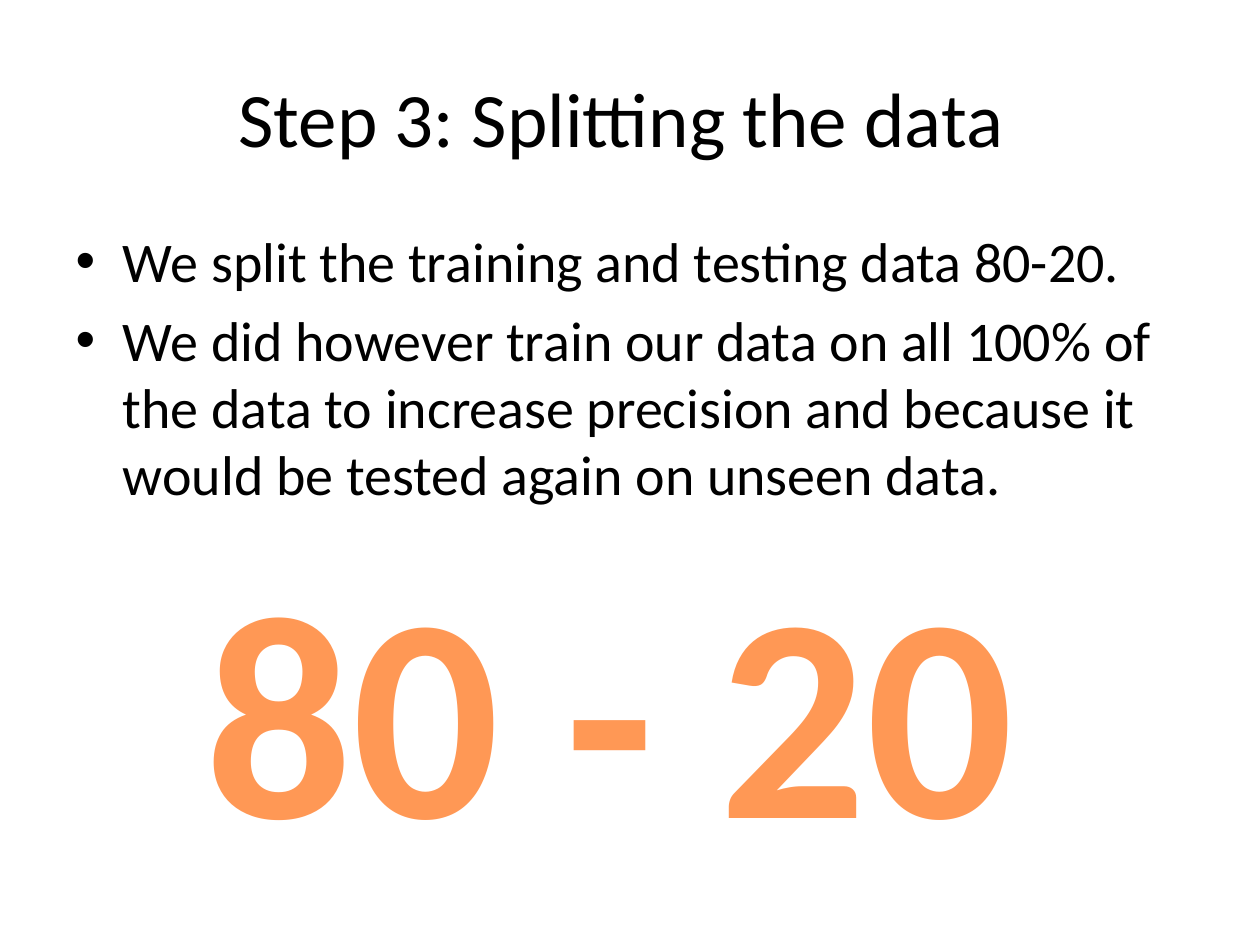
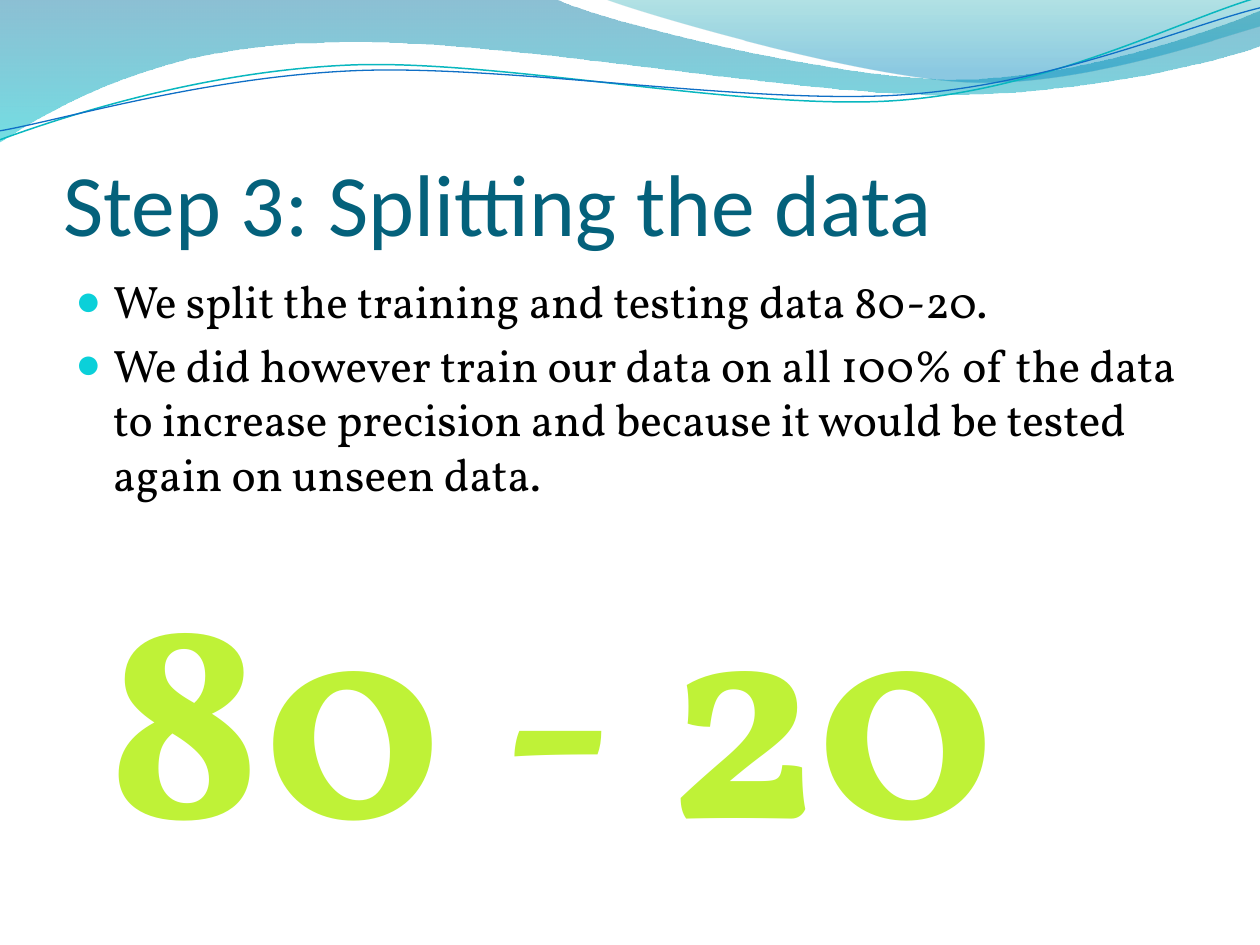
Before and after one commit to lkrump7/regression-apples-predict-api-template, a slide deck: slide 20 of What will the apples cost.pptx. Drawn at 1260x945 pixels with LibreOffice and Linux fonts; fonts in the diff are those of the drawing; background and template pictures are left out. Boxes give left, top, right and bottom in pixels: in the first picture for what was removed or moved away, otherwise in the second. Text is boxed around its words. In the diff, an @@ line names an element or a change of style, - is before the commit and + after.

```diff
--- a/What will the apples cost.pptx
+++ b/What will the apples cost.pptx
@@ freeform shape added at [0,0,1260,142], fill gradient #0074A1 to #00C6CF @@
@@ freeform shape added at [0,0,1260,147], outline #0AB8BF 0.85 pt @@
@@ freeform shape added at [0,8,1260,141], outline #0F6FC6 0.75 pt @@
@@ freeform shape added at [604,0,1260,87], fill gradient #00A1A9 to #008BBF @@
@@ title "Step 3: Splitting the data": place and size @@
-title "Step 3: Splitting the data" at [238,93,1003,161]
+title "Step 3: Splitting the data" at [63,175,932,251]
@@ title "Step 3: Splitting the data" at [63,175,932,251]: size 44 to 50 pt, text colour #000000 to #04617B; alignment centre to left; vertical alignment middle to bottom @@
@@ text "We split the training and ...": place and size @@
-text "We split the training and ..." at [123,243,1151,505]
+text "We split the training and ..." at [113,285,1175,503]
@@ text "We split the training and ..." at [113,285,1175,503]: size 32 to 26 pt, font Calibri to Vollkorn; bullet • to ●; less space between paragraphs @@
@@ text "80 - 20": place and size @@
-text "80 - 20" at [206,617,1014,820]
+text "80 - 20" at [106,633,996,821]
@@ text "80 - 20" at [106,633,996,821]: font Calibri to Vollkorn, text colour gradient #9D4700 to #FF9856 to #FFF5F1 to gradient #627E06 to #BFF238 to #F8FEED @@
```
Also in this commit, not shown: 23 other slides changed, 6 slides added.
